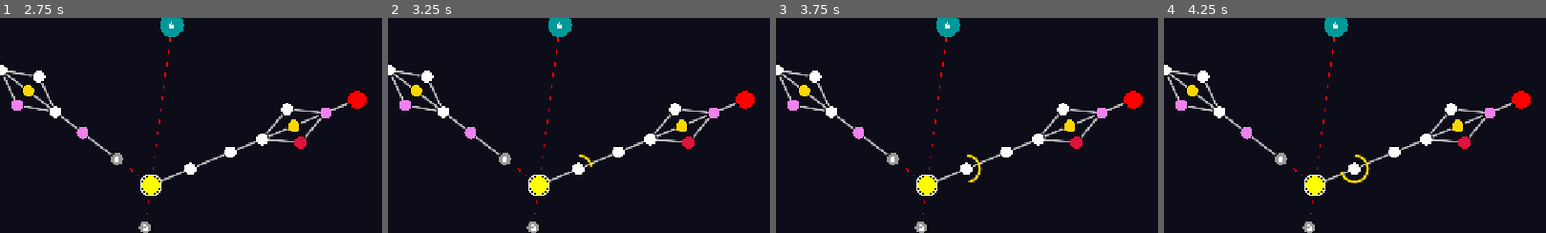
Above: before the commit, frames 1-4 (left to right).
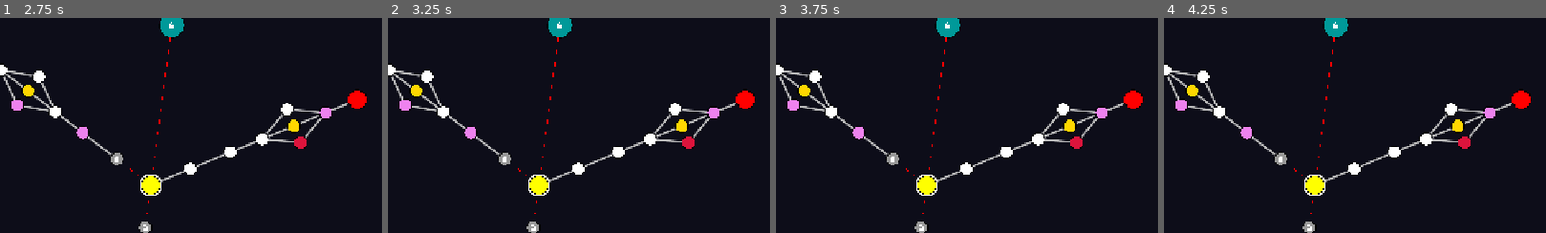
Above: after the commit, the same moments.

Repository: alexkibler/spokes-godot
Game: Godot game, scene res://src/ui/screens/MenuScene.tscn
Same seed, same stepped clock (60 frames per second), same inputs: the game is played once before the commit and once after it.
Inputs:
- Up to frame 1 (2.75 s): click "Normal" at 0.5 s; click "Normal" at 1.25 s; click "START RUN" at 2 s
- Up to frame 2 (3.25 s): click "AUTOPLAY: OFF" at 2.75 s
- Up to frame 3 (3.75 s): click "AUTOPLAY: ON" at 3.5 s
- Up to frame 4 (4.25 s): no input
The pictures show only the part of the screen within x 30-80%, y 11-61%; the shares and areas given below are measured in that part.

Frame 1 is identical in both runs. In frame 2, less than 0.1% of the frame differs, in the area x 50-54%, y 63-70%; in frame 3, 0.1%; in frame 4, 0.2%, in the area x 46-54%, y 63-77%.
Error after the commit: Invalid access to property or key 'autoplay_changed' on a base object of type 'Node (RunManager.gd)'. (res://src/features/map/MapScene.gd:27)

Commit message:
Refactor: Remove redundant local signals from RunManager and update tests

Diff:
--- a/src/features/map/MapGenerator.gd
+++ b/src/features/map/MapGenerator.gd
@@ -99,7 +99,7 @@
         edges.append({
             "from": from_id,
             "to": to_id,
-            "profile": preload("res://src/features/map/CourseProfile.gd").generate_course_profile(km, grade, surface),
+            "profile": load("res://src/features/map/CourseProfile.gd").generate_course_profile(km, grade, surface),
             "isCleared": false
         })
 
--- a/src/features/progression/RunManager.gd
+++ b/src/features/progression/RunManager.gd
@@ -1,13 +1,6 @@
 extends Node
 
 # Represents the RunManager.ts from the Phaser project
-
-signal run_started
-# signal run_ended
-# signal edge_completed
-signal modifiers_changed
-signal autoplay_changed(enabled: bool)
-signal item_discovered(item_id: String)
 
 var run_data: Dictionary = {}
 var is_active_run: bool = false
@@ -18,13 +11,11 @@
 
 func toggle_autoplay() -> void:
 	autoplay_enabled = !autoplay_enabled
-	autoplay_changed.emit(autoplay_enabled)
 	SignalBus.autoplay_changed.emit(autoplay_enabled)
 
 func set_autoplay_enabled(enabled: bool) -> void:
 	if autoplay_enabled != enabled:
 		autoplay_enabled = enabled
-		autoplay_changed.emit(autoplay_enabled)
 		SignalBus.autoplay_changed.emit(autoplay_enabled)
 
 func start_new_run(run_length: int, total_distance_km: float, difficulty: String, ftp_w: int, weight_kg: float, units: String) -> void:
@@ -56,10 +47,9 @@
 		}
 	}
 
-	preload("res://src/features/map/MapGenerator.gd").generate_hub_and_spoke_map(run_data)
+	load("res://src/features/map/MapGenerator.gd").generate_hub_and_spoke_map(run_data)
 
 	is_active_run = true
-	run_started.emit()
 	SignalBus.run_started.emit()
 
 func is_edge_traversable(edge: Dictionary) -> bool:
@@ -303,7 +293,6 @@
 				if _compare_item_stats(def, current_def) > 0:
 					equip_item(item_id)
 	else:
-		item_discovered.emit(item_id)
 		SignalBus.item_discovered.emit(item_id)
 
 func equip_item(item_id: String) -> bool:
@@ -346,7 +335,6 @@
 
 	run_data["equipped"].erase(slot)
 	run_data["inventory"].append(item_id)
-	modifiers_changed.emit()
 	SignalBus.modifiers_changed.emit()
 	SignalBus.inventory_changed.emit()
 	return item_id
@@ -371,7 +359,6 @@
 		log_entry["label"] = label
 		run_data["modifierLog"].append(log_entry)
 
-	modifiers_changed.emit()
 	SignalBus.modifiers_changed.emit()
 
 func spend_gold(amount: int) -> bool:
--- a/tests/test_autoplay.gd
+++ b/tests/test_autoplay.gd
@@ -264,17 +264,13 @@
 	assert_false(rm.autoplay_enabled)
 
 func test_autoplay_signal_emission():
-	watch_signals(rm)
 	watch_signals(SignalBus)
 
 	rm.set_autoplay_enabled(true)
-	assert_signal_emitted(rm, "autoplay_changed", "Should emit signal on state change")
 	assert_signal_emitted(SignalBus, "autoplay_changed", "Should emit global signal on state change")
 
 	rm.set_autoplay_enabled(true) # No change
-	assert_signal_emit_count(rm, "autoplay_changed", 1, "Should NOT emit if state is identical")
 	assert_signal_emit_count(SignalBus, "autoplay_changed", 1, "Should NOT emit global signal if state is identical")
 
 	rm.set_autoplay_enabled(false)
-	assert_signal_emit_count(rm, "autoplay_changed", 2, "Should emit on second change")
 	assert_signal_emit_count(SignalBus, "autoplay_changed", 2, "Should emit global signal on second change")
